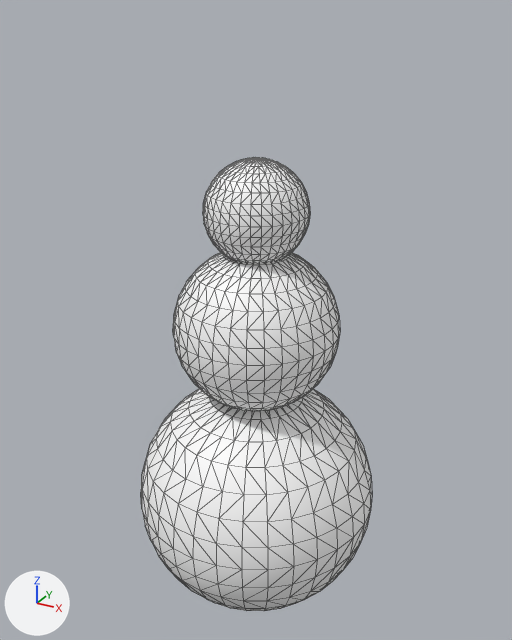
The FBX model resources/assets/models/snowman.fbx, before and after one commit.
Both versions are drawn from a 50 mm lens placed at (2.46, -4.47, 4.81), pointed at (-0.05, 0.08, 2.54). Arrows for +X, +Y and +Z are at lower left; the lights stay in place. Mesh edges are drawn as thin lines. Where no turn or scale is listed for an object, it has been applied to the vertices.

Names of what the first picture shows: 'bottom_sphere', 'middle_sphere', 'top_sphere'.
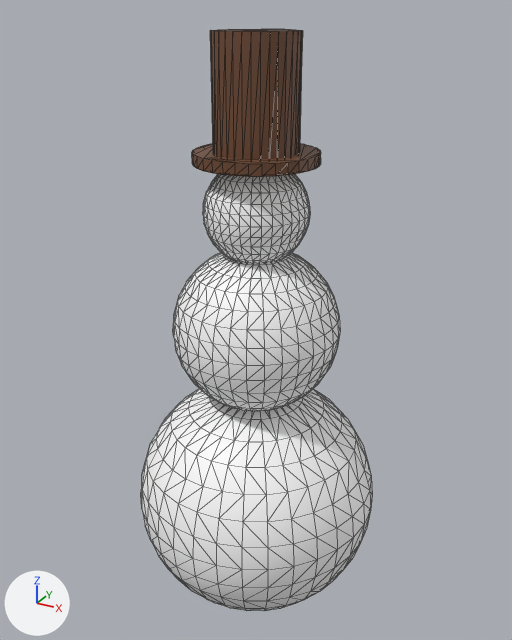
What differs and where, as boxes (x1, y1, x2, y2) in the pictures (512 x 640 px):
'Hat', added (brown)
    after: (192, 29, 321, 177)

The edits, one by one:
Picture 'brown.jpg' (img_brown_jpg) is new.
Material 'Hat' (mat_hat) is new.
Its texture is img_brown_jpg.
Mesh me_cylinder_001 is new.
It consists of a 32-sided cylinder along z spanning x -0.456..0.456, y -0.456..0.456, z -0.041..0.041; a 32-sided cylinder along z spanning x -0.307..0.307, y -0.307..0.307, z 0.024..0.834.
It uses material mat_hat (picture img_brown_jpg).
Object 'Hat' (ob_hat) is new; it shows me_cylinder_001.
Its location is (0.0, 0.0, 3.842).
